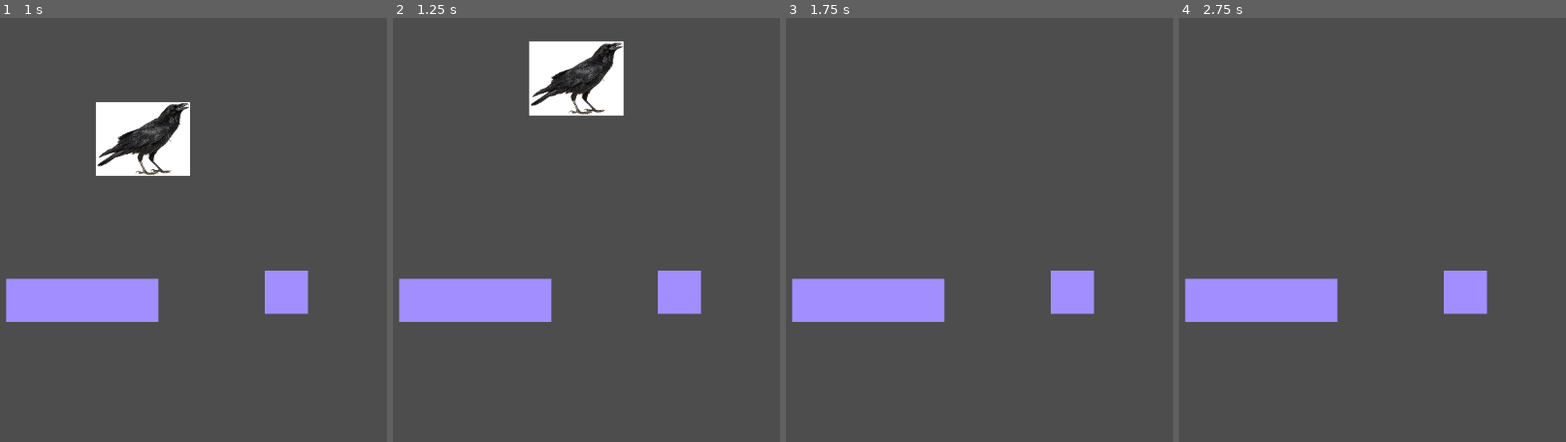
Above: before the commit, frames 1-4 (left to right).
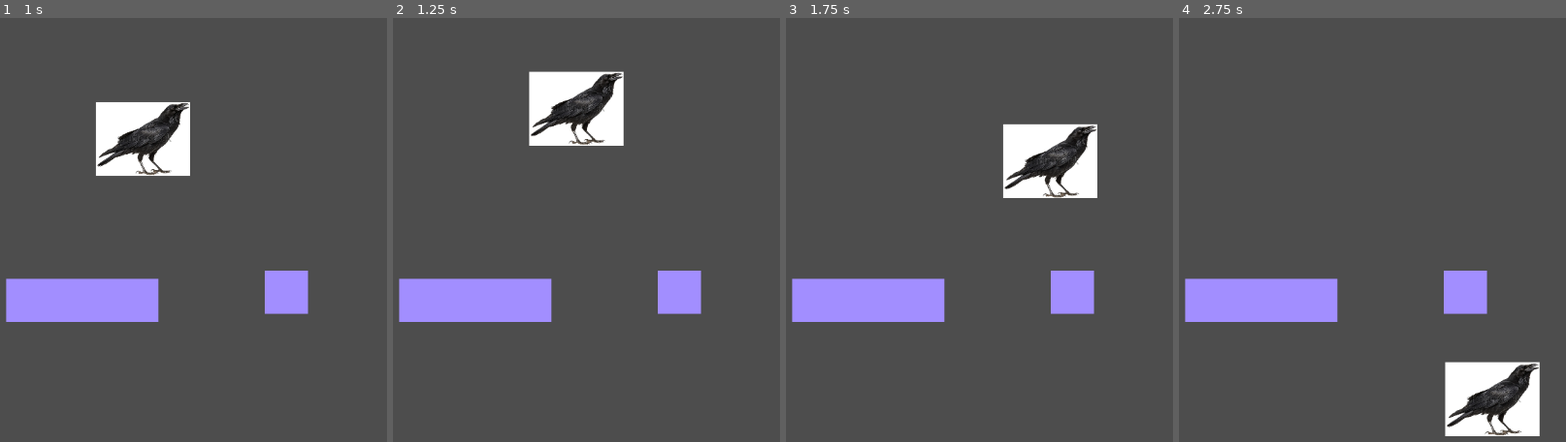
Above: after the commit, the same moments.

Repository: stellarinrin/skong_crow
Game: Godot game, scene res://levels/sandbox.tscn
Same seed, same stepped clock (60 frames per second), same inputs: the game is played once before the commit and once after it.
Inputs:
- Up to frame 1 (1 s): tap Enter at 0.5 s; hold Right (ui_right) from 0.53 s (still down); tap Z (jump) at 0.6, 0.77 s
- Up to frame 2 (1.25 s): keep holding Right (ui_right); tap Z (jump) at 1.07 s
- Up to frame 3 (1.75 s): keep holding Right (ui_right); tap Z (jump) at 1.35, 1.52 s
- Up to frame 4 (2.75 s): tap Z (jump) at 1.82, 2.1 s; release Right (ui_right) at 2.03 s; hold Left (ui_left) from 2.03 s (still down)

Frame 1 is identical in both runs. In frame 2, 4.9% of the frame differs, in the area x 35-60%, y 5-31%; in frame 3, 3.9%; in frame 4, 3.9%.

Commit message:
Limit midair jump

Diff:
--- a/skong-crow/player/crow.gd
+++ b/skong-crow/player/crow.gd
@@ -2,7 +2,10 @@
 
 @export var speed: int = 240
 @export var movement_acceleration: int = 20
-@export var jump_speed: int = -speed * 2
+@export var ground_jump_speed: int = -speed * 2
+@export var midair_jump_speed: int = -speed * 2
+@export var max_midair_jumps: int = 1
+@export var midair_jump_count: int = 0
 @export var gravity: int = 15
 
 func _physics_process(delta: float) -> void:
@@ -11,11 +14,20 @@
 	velocity.y += gravity
 
 func handle_input() -> void:
-	if Input.is_action_just_pressed("jump"):
-		velocity.y = jump_speed
-
+	#Horizontal Movement
 	var direction = Input.get_axis("ui_left","ui_right")
 	if direction == 0:
 		velocity.x = move_toward(velocity.x, 0, movement_acceleration)
 	else:
 		velocity.x = move_toward(velocity.x, speed * direction, movement_acceleration)
+
+	#Ground Jump
+	if Input.is_action_just_pressed("jump") and is_on_floor():
+		midair_jump_count = 0
+		velocity.y = ground_jump_speed
+
+	#Midair Jump
+	if Input.is_action_just_pressed("jump") and not is_on_floor() \
+			and midair_jump_count < max_midair_jumps:
+		velocity.y = midair_jump_speed
+		midair_jump_count += 1
